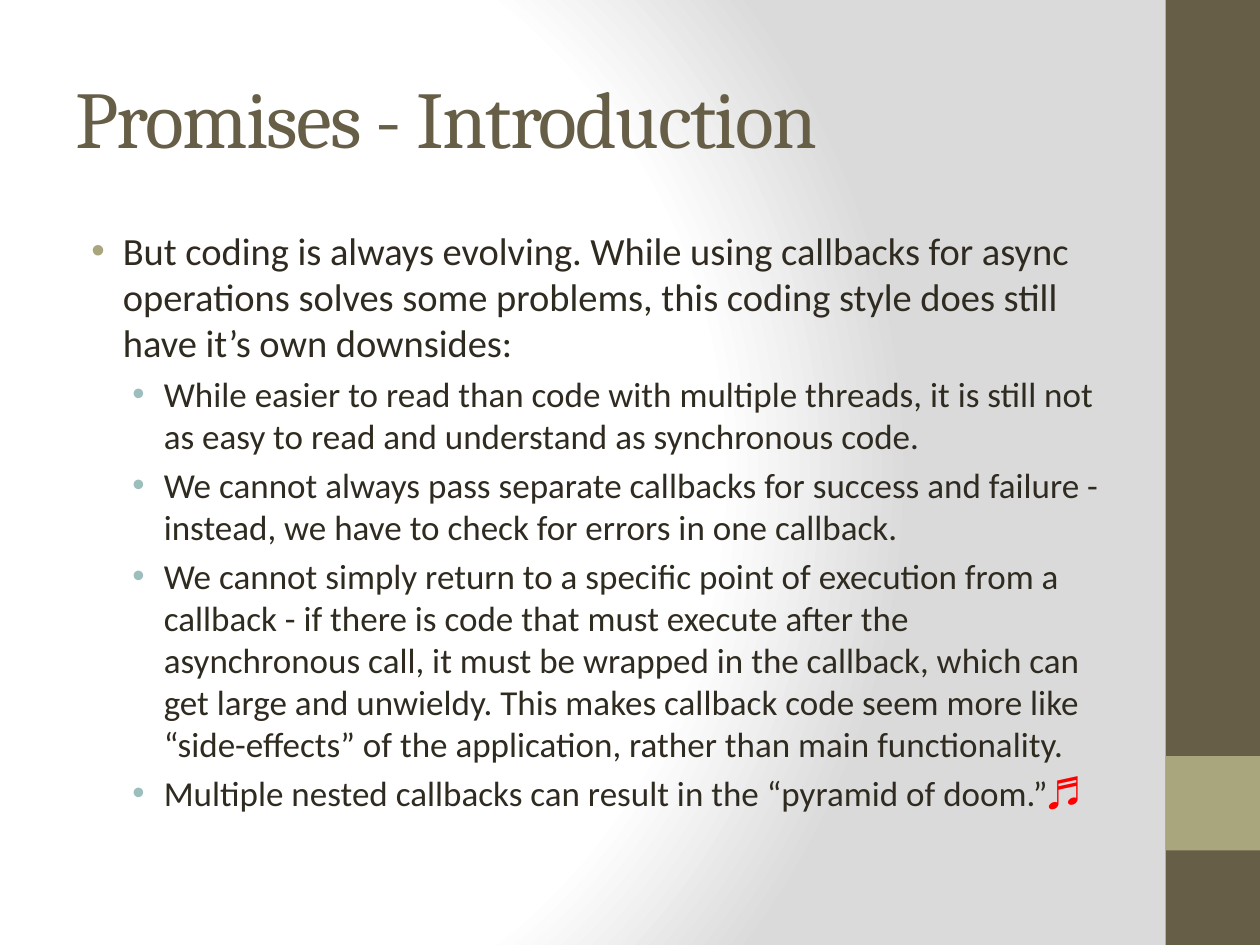
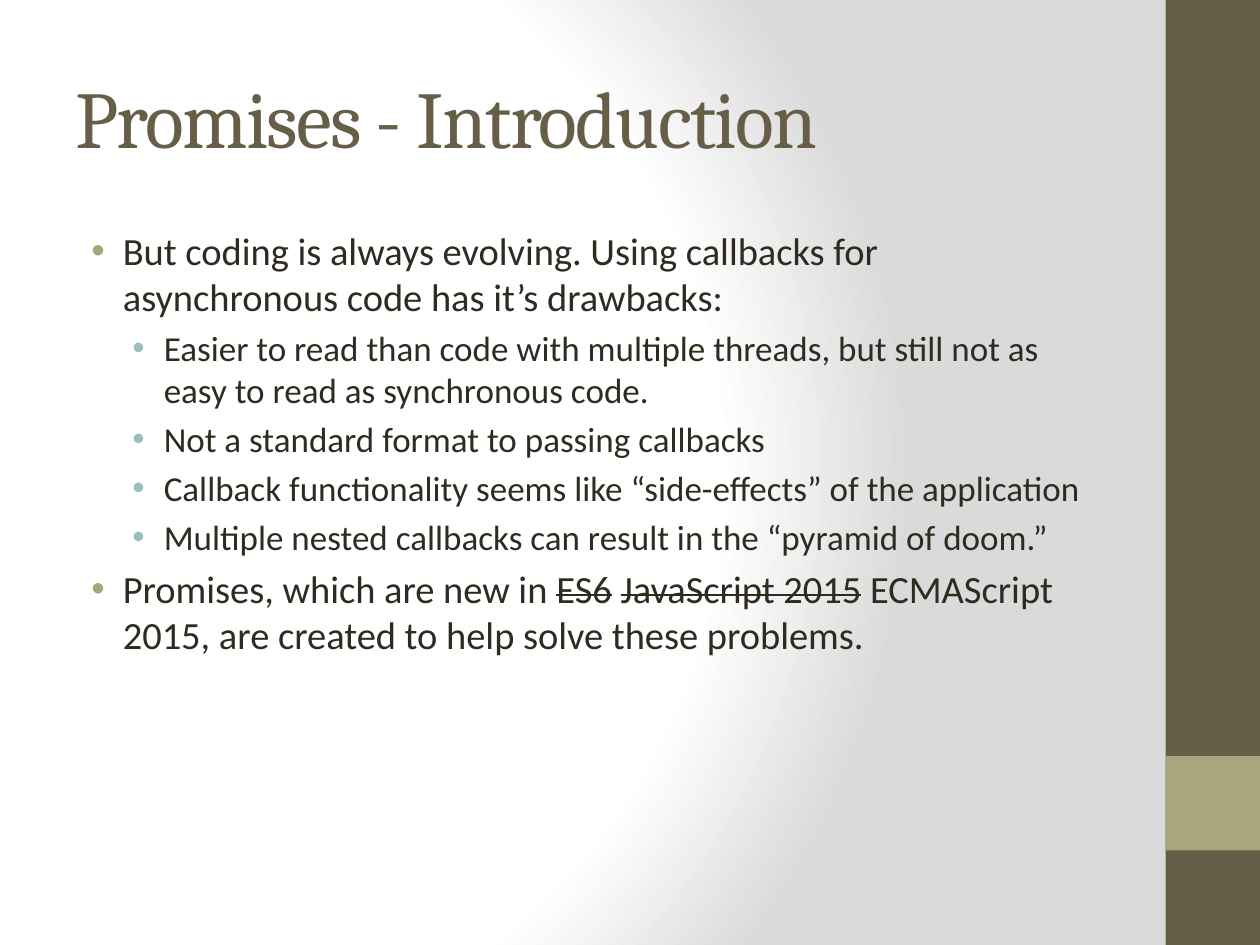
Before and after one commit to cheryly279/AsyncDiscussion, a slide deck: slide 9 of Async_Discussion_9_29_15.pptx (slide 13 before the commit). Drawn at 1260x945 pixels with LibreOffice and Linux fonts; fonts in the diff are those of the drawing. Boxes give left, top, right and bottom in pixels: in the first picture for what was removed or moved away, otherwise in the second. Text is boxed around its words. In the diff, an @@ line names an element or a change of style, - is before the commit and + after.

```diff
--- a/Async_Discussion_9_29_15.pptx
+++ b/Async_Discussion_9_29_15.pptx
@@ text at [123,238,1079,656]: text changed @@
-• But coding is always evolving. While using callbacks for async operations solves some problems, this coding style does still have it’s own downsides:
-  • While easier to read than code with multiple threads, it is still not as easy to read and understand as synchronous code.
-  • We cannot always pass separate callbacks for success and failure - instead, we have to check for errors in one callback.
-  • We cannot simply return to a specific point of execution from a callback - if there is code that must execute after the asynchronous call, it must be wrapped in the callback, which can get large and unwieldy. This makes callback code seem more like “side-effects” of the application, rather than main functionality.
-  • Multiple nested callbacks can result in the “pyramid of doom.”♬
+• But coding is always evolving. Using callbacks for asynchronous code has it’s drawbacks:
+  • Easier to read than code with multiple threads, but still not as easy to read as synchronous code.
+  • Not a standard format to passing callbacks
+  • Callback functionality seems like “side-effects” of the application
+  • Multiple nested callbacks can result in the “pyramid of doom.”
+• Promises, which are new in ES6 JavaScript 2015 ECMAScript 2015, are created to help solve these problems.
```
Also in this commit, not shown: 28 other slides changed, 1 slide added, 3 slides removed.
